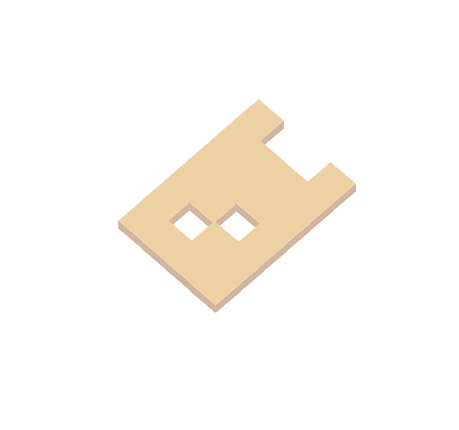
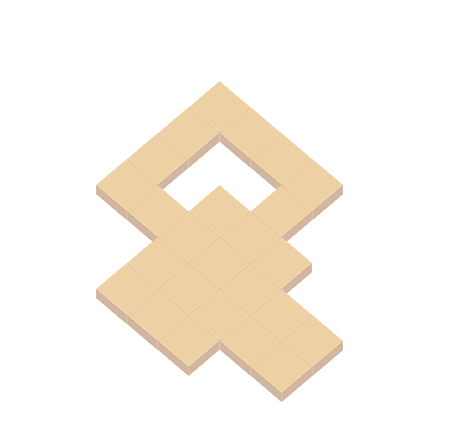
Two versions of the same layered image (459px x 430px). Layer-by-layer changes:
added group "Floor" with 25 layers above "Layer 1" over 96, 81, 343, 402
added layer "Template Iso copy 9" in group "Floor" over 158, 315, 219, 376
added layer "Template Iso copy 8" in group "Floor" over 127, 289, 188, 350
added layer "Template Iso copy 7" in group "Floor" over 96, 263, 157, 324
added layer "Template Iso copy 20" in group "Floor" over 251, 341, 312, 402
added layer "Template Iso copy 21" in group "Floor" over 220, 315, 281, 376
added layer "Template Iso copy 6" in group "Floor" over 189, 289, 250, 350
added layer "Template Iso copy 5" in group "Floor" over 158, 263, 219, 324
added layer "Template Iso copy 4" in group "Floor" over 127, 237, 188, 298
added layer "Template Iso copy 19" in group "Floor" over 282, 315, 343, 376
added layer "Template Iso copy 18" in group "Floor" over 251, 289, 312, 350
added layer "Template Iso copy 3" in group "Floor" over 220, 263, 281, 324
added layer "Template Iso copy 2" in group "Floor" over 189, 237, 250, 298
added layer "Template Iso copy" in group "Floor" over 158, 211, 219, 272
added layer "Template Iso" (1st of 4, in "Floor") in group "Floor" over 251, 237, 312, 298
added layer "Template Iso" (2nd of 4, in "Floor") in group "Floor" over 220, 211, 281, 272
added layer "Template Iso" (3rd of 4, in "Floor") in group "Floor" over 189, 185, 250, 246
added layer "Template Iso" (4th of 4, in "Floor") in group "Floor" over 127, 185, 188, 246
added layer "Template Iso copy 11" in group "Floor" over 96, 159, 157, 220
added layer "Template Iso copy 12" in group "Floor" over 127, 133, 188, 194
added layer "Template Iso copy 10" in group "Floor" over 158, 107, 219, 168
added layer "Template Iso copy 17" in group "Floor" over 251, 185, 312, 246
added layer "Template Iso copy 16" in group "Floor" over 282, 159, 343, 220
hid "Background" over 96, 81, 356, 402
…and 23 more changes (3 added, 20 removed)
